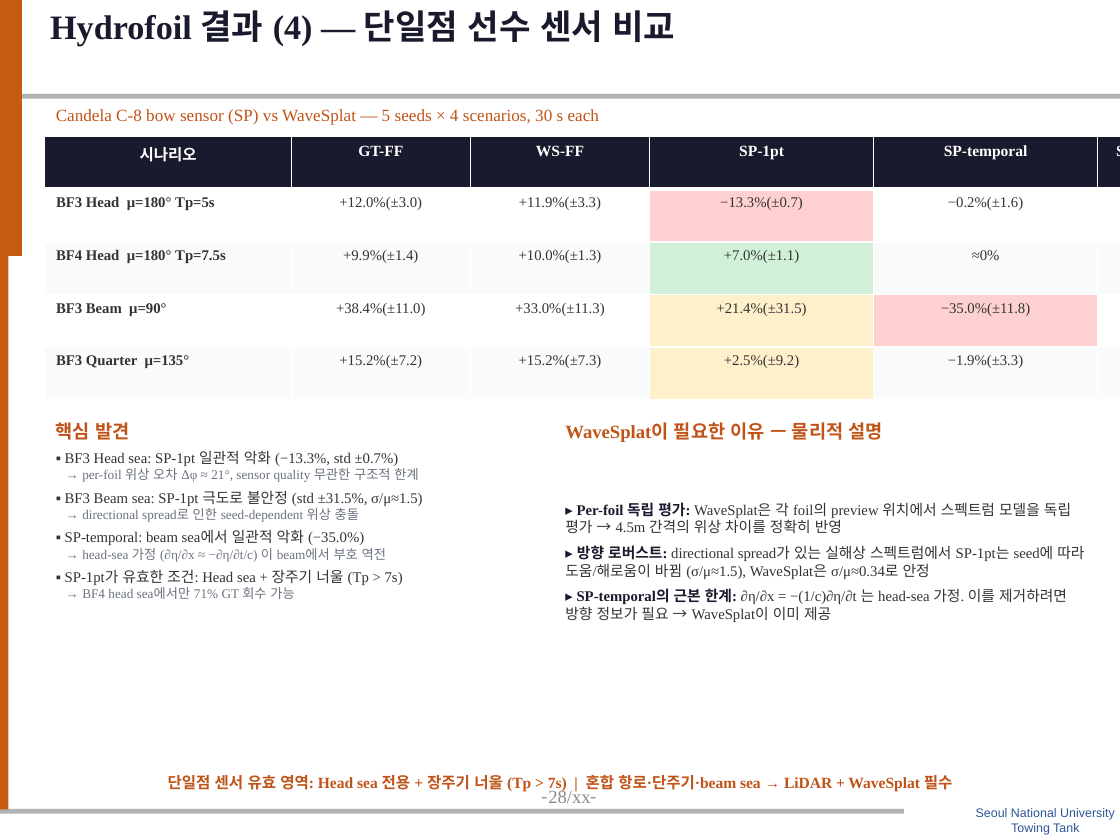
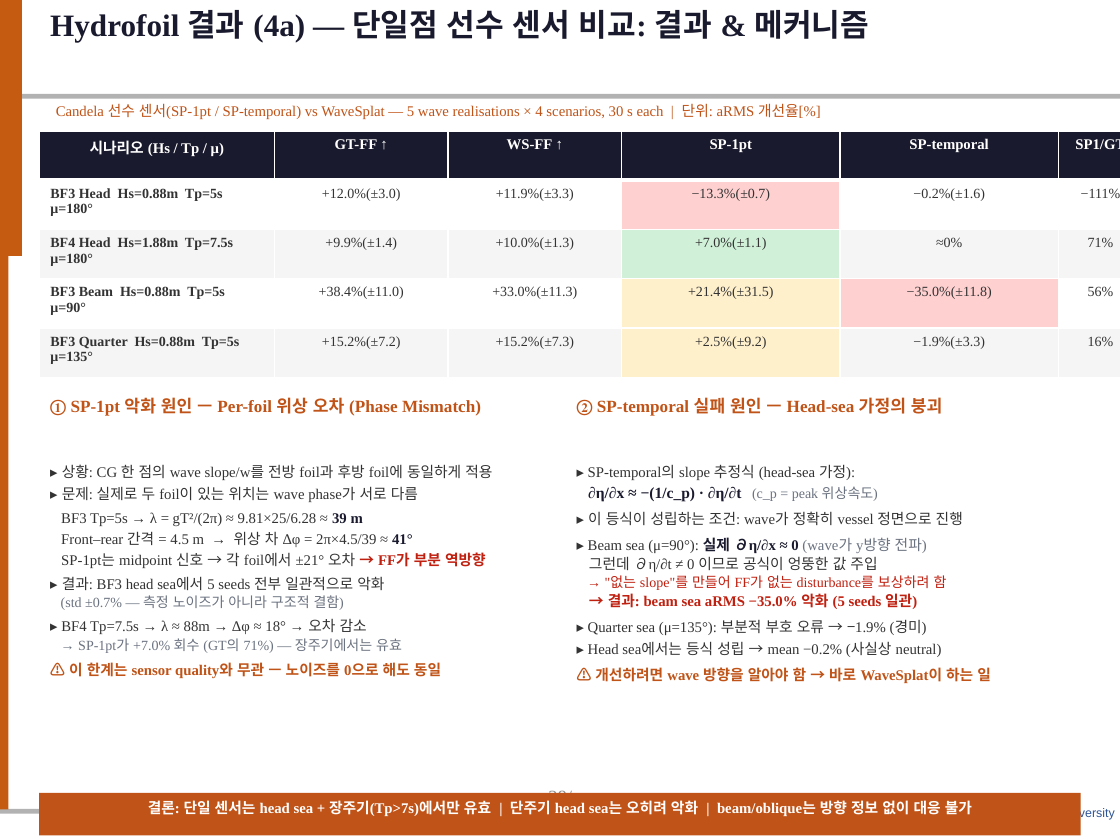
Before and after one commit to SAEYONGPARK94/wavesplat, a slide deck: slide 29 of wavesplat/docs/labmeeting_wavesplat.pptx. Drawn at 1120x840 pixels with LibreOffice and Linux fonts; fonts in the diff are those of the drawing; background and template pictures are left out. Boxes give left, top, right and bottom in pixels: in the first picture for what was removed or moved away, otherwise in the second. Text is boxed around its words. In the diff, an @@ line names an element or a change of style, - is before the commit and + after.

```diff
--- a/wavesplat/docs/labmeeting_wavesplat.pptx
+++ b/wavesplat/docs/labmeeting_wavesplat.pptx
@@ text at <box>50,10,869,42</box>: text changed; size 22 to 20 pt @@
-Hydrofoil 결과 (4) — 단일점 선수 센서 비교
+Hydrofoil 결과 (4a) — 단일점 선수 센서 비교: 결과 & 메커니즘
@@ text at <box>56,103,821,119</box>: text changed; size 11 to 9.5 pt @@
-Candela C-8 bow sensor (SP) vs WaveSplat — 5 seeds × 4 scenarios, 30 s each
+Candela 선수 센서(SP-1pt / SP-temporal) vs WaveSplat — 5 wave realisations × 4 scenarios, 30 s each | 단위: aRMS 개선율[%]
@@ table at <box>39,131,1120,377</box> @@
-row 1: 시나리오 | GT-FF | WS-FF | SP-1pt | SP-temporal | SP1/GT
+row 1: 시나리오 (Hs / Tp / μ) | GT-FF ↑ | WS-FF ↑ | SP-1pt | SP-temporal | SP1/GT
-row 2, column 1: BF3 Head μ=180° Tp=5s
+row 2, column 1: BF3 Head Hs=0.88m Tp=5s μ=180°
-row 3, column 1: BF4 Head μ=180° Tp=7.5s
+row 3, column 1: BF4 Head Hs=1.88m Tp=7.5s μ=180°
-row 4, column 1: BF3 Beam μ=90°
+row 4, column 1: BF3 Beam Hs=0.88m Tp=5s μ=90°
-row 5, column 1: BF3 Quarter μ=135°
+row 5, column 1: BF3 Quarter Hs=0.88m Tp=5s μ=135°
@@ fill #F9FAFB to #F5F5F5 in 10 cells @@
@@ size 10 to 9.5 pt in "SP-1pt", "SP-temporal", "SP1/GT" @@
@@ size 9.5 to 9 pt in "+12.0%(±3.0)", "+11.9%(±3.3)", "−13.3%(±0.7)", "−0.2%(±1.6)" and 16 more places @@
@@ table: place and size @@
-table at <box>45,137,1120,400</box>
+table at <box>39,131,1120,377</box>
@@ text added at <box>50,397,481,416</box>, 11 pt, text #C05317, bold @@
+① SP-1pt 악화 원인 — Per-foil 위상 오차 (Phase Mismatch)
@@ text added at <box>577,397,943,416</box>, 11 pt, text #C05317, bold @@
+② SP-temporal 실패 원인 — Head-sea 가정의 붕괴
@@ text removed at <box>56,422,422,599</box> @@
-핵심 발견
-▪ BF3 Head sea: SP-1pt 일관적 악화 (−13.3%, std ±0.7%)
-→ per-foil 위상 오차 Δφ ≈ 21°, sensor quality 무관한 구조적 한계
-▪ BF3 Beam sea: SP-1pt 극도로 불안정 (std ±31.5%, σ/μ≈1.5)
-→ directional spread로 인한 seed-dependent 위상 충돌
-▪ SP-temporal: beam sea에서 일관적 악화 (−35.0%)
-→ head-sea 가정 (∂η/∂x ≈ −∂η/∂t/c) 이 beam에서 부호 역전
-▪ SP-1pt가 유효한 조건: Head sea + 장주기 너울 (Tp > 7s)
-→ BF4 head sea에서만 71% GT 회수 가능
@@ text removed at <box>565,422,883,442</box> @@
-WaveSplat이 필요한 이유 — 물리적 설명
@@ text added at <box>61,464,492,678</box>, 9.5 pt, text #333333 @@
+▸ 상황: CG 한 점의 wave slope/w를 전방 foil과 후방 foil에 동일하게 적용
+▸ 문제: 실제로 두 foil이 있는 위치는 wave phase가 서로 다름
+BF3 Tp=5s → λ = gT²/(2π) ≈ 9.81×25/6.28 ≈ 39 m
+Front–rear 간격 = 4.5 m → 위상 차 Δφ = 2π×4.5/39 ≈ 41°
+SP-1pt는 midpoint 신호 → 각 foil에서 ±21° 오차 → FF가 부분 역방향
+▸ 결과: BF3 head sea에서 5 seeds 전부 일관적으로 악화
+(std ±0.7% — 측정 노이즈가 아니라 구조적 결함)
+▸ BF4 Tp=7.5s → λ ≈ 88m → Δφ ≈ 18° → 오차 감소
+→ SP-1pt가 +7.0% 회수 (GT의 71%) — 장주기에서는 유효
+⚠ 이 한계는 sensor quality와 무관 — 노이즈를 0으로 해도 동일
@@ text added at <box>588,464,991,683</box>, 9.5 pt, text #333333 @@
+▸ SP-temporal의 slope 추정식 (head-sea 가정):
+∂η/∂x ≈ −(1/c_p) · ∂η/∂t (c_p = peak 위상속도)
+▸ 이 등식이 성립하는 조건: wave가 정확히 vessel 정면으로 진행
+▸ Beam sea (μ=90°): 실제 ∂η/∂x ≈ 0 (wave가 y방향 전파)
+그런데 ∂η/∂t ≠ 0 이므로 공식이 엉뚱한 값 주입
+→ "없는 slope"를 만들어 FF가 없는 disturbance를 보상하려 함
+→ 결과: beam sea aRMS −35.0% 악화 (5 seeds 일관)
+▸ Quarter sea (μ=135°): 부분적 부호 오류 → −1.9% (경미)
+▸ Head sea에서는 등식 성립 → mean −0.2% (사실상 neutral)
+⚠ 개선하려면 wave 방향을 알아야 함 → 바로 WaveSplat이 하는 일
@@ text removed at <box>565,502,1084,622</box> @@
-▸ Per-foil 독립 평가: WaveSplat은 각 foil의 preview 위치에서 스펙트럼 모델을 독립 평가 → 4.5m 간격의 위상 차이를 정확히 반영
-▸ 방향 로버스트: directional spread가 있는 실해상 스펙트럼에서 SP-1pt는 seed에 따라 도움/해로움이 바뀜 (σ/μ≈1.5), WaveSplat은 σ/μ≈0.34로 안정
-▸ SP-temporal의 근본 한계: ∂η/∂x = −(1/c)∂η/∂t 는 head-sea 가정. 이를 제거하려면 방향 정보가 필요 → WaveSplat이 이미 제공
@@ rectangle added at <box>39,793,1081,836</box>, fill #C05317 @@
@@ text at <box>148,800,972,816</box>: text changed; size 10 to 9.5 pt; text colour #C05317 to #FFFFFF @@
-단일점 센서 유효 영역: Head sea 전용 + 장주기 너울 (Tp > 7s) | 혼합 항로·단주기·beam sea → LiDAR + WaveSplat 필수
+결론: 단일 센서는 head sea + 장주기(Tp>7s)에서만 유효 | 단주기 head sea는 오히려 악화 | beam/oblique는 방향 정보 없이 대응 불가
```
Also in this commit, not shown: 7 other slides changed, 1 slide added, 1 slide removed.
